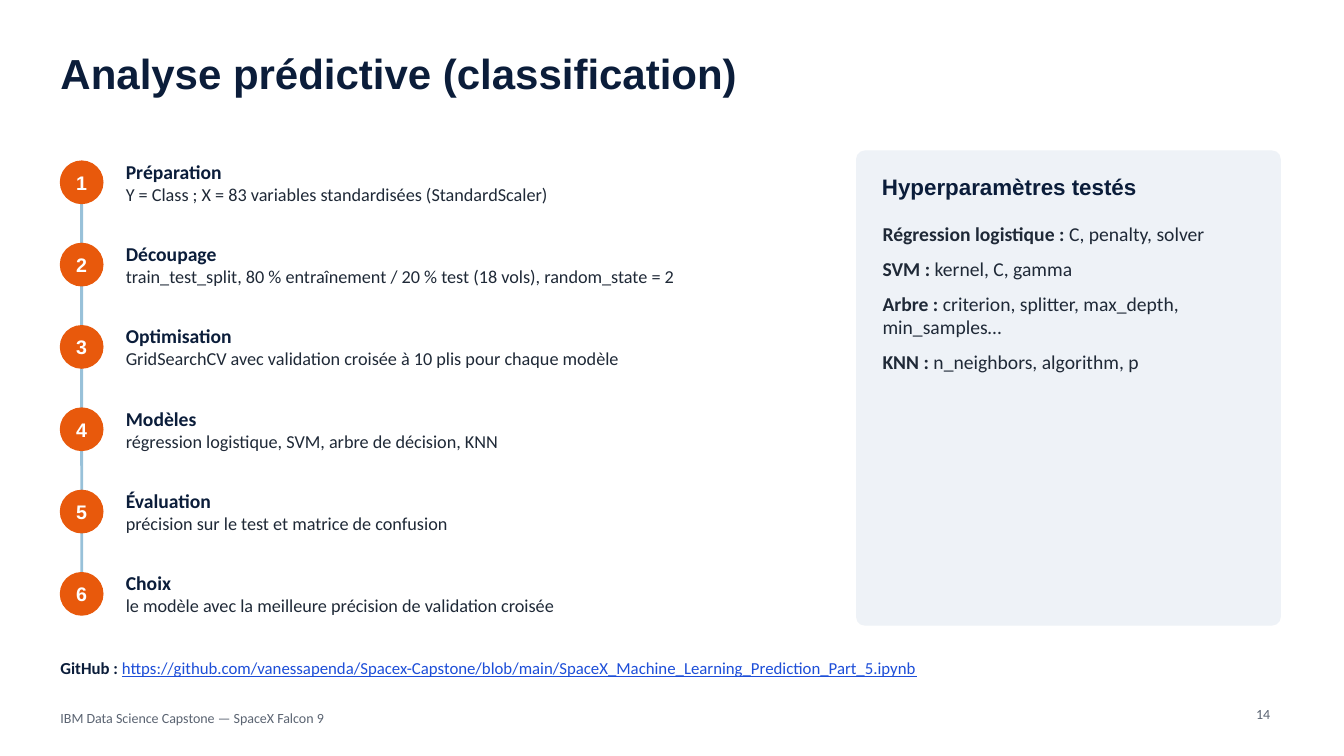
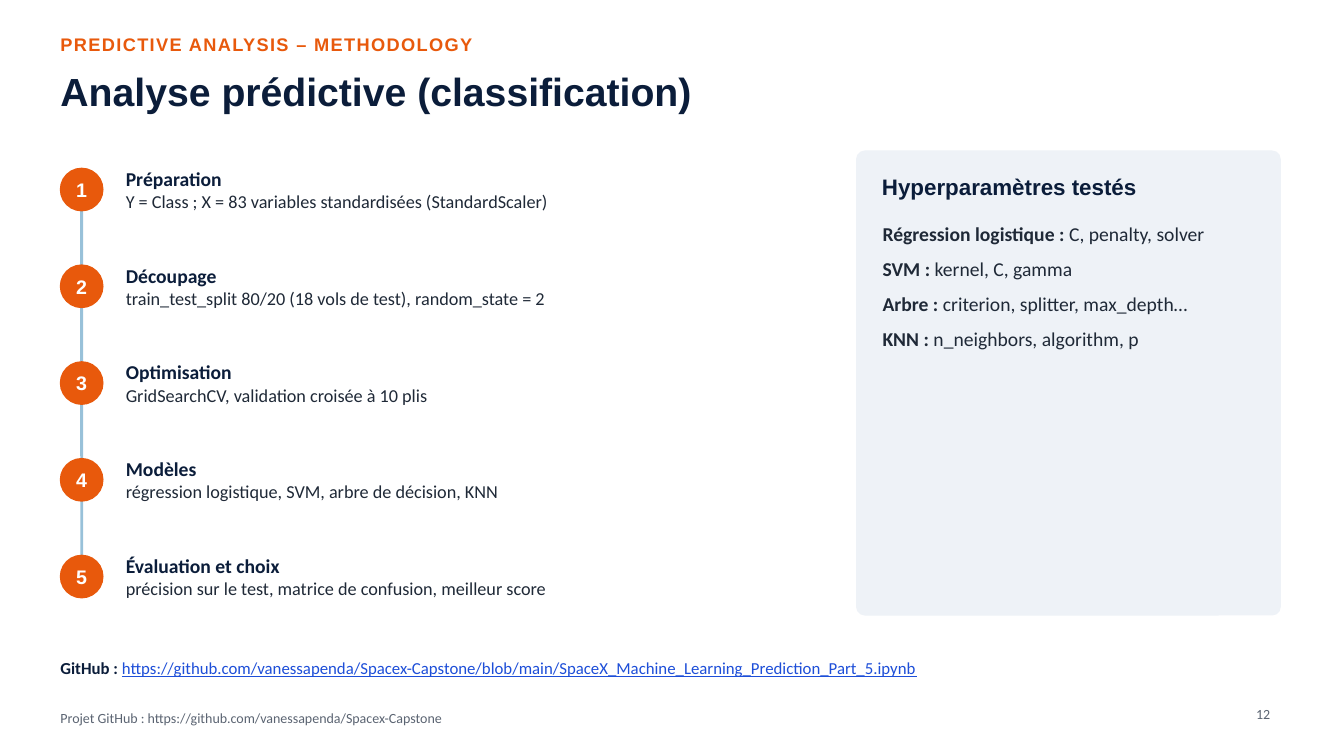
Before and after one commit to vanessapenda/Spacex-Capstone, a slide deck: slide 12 of Rapport_Capstone_SpaceX.pptx (slide 14 before the commit). Drawn at 1344x756 pixels with LibreOffice and Linux fonts; fonts in the diff are those of the drawing. Boxes give left, top, right and bottom in pixels: in the first picture for what was removed or moved away, otherwise in the second. Text is boxed around its words. In the diff, an @@ line names an element or a change of style, - is before the commit and + after.

```diff
--- a/Rapport_Capstone_SpaceX.pptx
+++ b/Rapport_Capstone_SpaceX.pptx
@@ title "Analyse prédictive (classification)": place and size @@
-title "Analyse prédictive (classification)" at [60,58,737,98]
+title "Analyse prédictive (classification)" at [60,77,691,114]
@@ title "Analyse prédictive (classification)" at [60,77,691,114]: size 30 to 28 pt @@
@@ text added at [60,38,472,51], 13 pt, text #E8590C, bold @@
+PREDICTIVE ANALYSIS – METHODOLOGY
@@ text "Préparation": place and size @@
-text "Préparation" at [126,165,547,204]
+text "Préparation" at [126,172,547,211]
@@ text "1": place and size @@
-text "1" at [76,176,87,190]
+text "1" at [76,183,87,197]
@@ ellipse: place and size @@
-ellipse at [60,161,103,204]
+ellipse at [60,168,103,211]
@@ rounded rectangle: place and size @@
-rounded rectangle at [857,151,1280,625]
+rounded rectangle at [857,151,1280,615]
@@ line moved from (82, 182) - (82, 594) to (82, 190) - (82, 577) @@
@@ text "Découpage": place and size @@
-text "Découpage" at [126,247,674,286]
+text "Découpage" at [126,269,544,308]
@@ text "2": place and size @@
-text "2" at [76,258,87,272]
+text "2" at [76,280,87,294]
@@ ellipse: place and size @@
-ellipse at [60,244,103,286]
+ellipse at [60,265,103,308]
@@ text at [126,292,544,308]: text changed @@
-train_test_split, 80 % entraînement / 20 % test (18 vols), random_state = 2
+train_test_split 80/20 (18 vols de test), random_state = 2
@@ text at [883,297,1187,314]: text changed @@
-• Arbre : criterion, splitter, max_depth, min_samples…
+• Arbre : criterion, splitter, max_depth…
@@ text "Optimisation": place and size @@
-text "Optimisation" at [126,329,619,368]
+text "Optimisation" at [126,365,427,405]
@@ text "3": place and size @@
-text "3" at [76,340,87,355]
+text "3" at [76,376,87,391]
@@ ellipse: place and size @@
-ellipse at [60,326,103,368]
+ellipse at [60,362,103,404]
@@ text at [126,389,427,405]: text changed @@
-GridSearchCV avec validation croisée à 10 plis pour chaque modèle
+GridSearchCV, validation croisée à 10 plis
@@ ellipse removed at [60,408,103,451] @@
@@ text "Modèles": place and size @@
-text "Modèles" at [126,412,498,451]
+text "Modèles" at [126,462,498,501]
@@ text "4": place and size @@
-text "4" at [76,423,87,437]
+text "4" at [76,473,87,487]
@@ ellipse: place and size @@
-ellipse at [60,491,103,533]
+ellipse at [60,459,103,501]
@@ text "5": place and size @@
-text "5" at [76,505,87,520]
+text "5" at [76,570,87,585]
@@ ellipse: place and size @@
-ellipse at [60,573,103,615]
+ellipse at [60,556,103,598]
@@ text at [126,557,545,598]: text changed @@
-Évaluation
-précision sur le test et matrice de confusion
+Évaluation et choix
+précision sur le test, matrice de confusion, meilleur score
@@ text removed at [76,587,87,601] @@
-6
@@ text removed at [126,576,554,615] @@
-Choix
-le modèle avec la meilleure précision de validation croisée
@@ text removed at [60,713,324,726] @@
-IBM Data Science Capstone — SpaceX Falcon 9
@@ text added at [60,713,442,726], 10 pt, text #5B6472 @@
+Projet GitHub : https://github.com/vanessapenda/Spacex-Capstone
@@ page number at [1256,710,1270,719]: text changed @@
-14
+12
```
Also in this commit, not shown: 13 other slides changed, 10 slides added, 33 slides removed, 1 other file.
